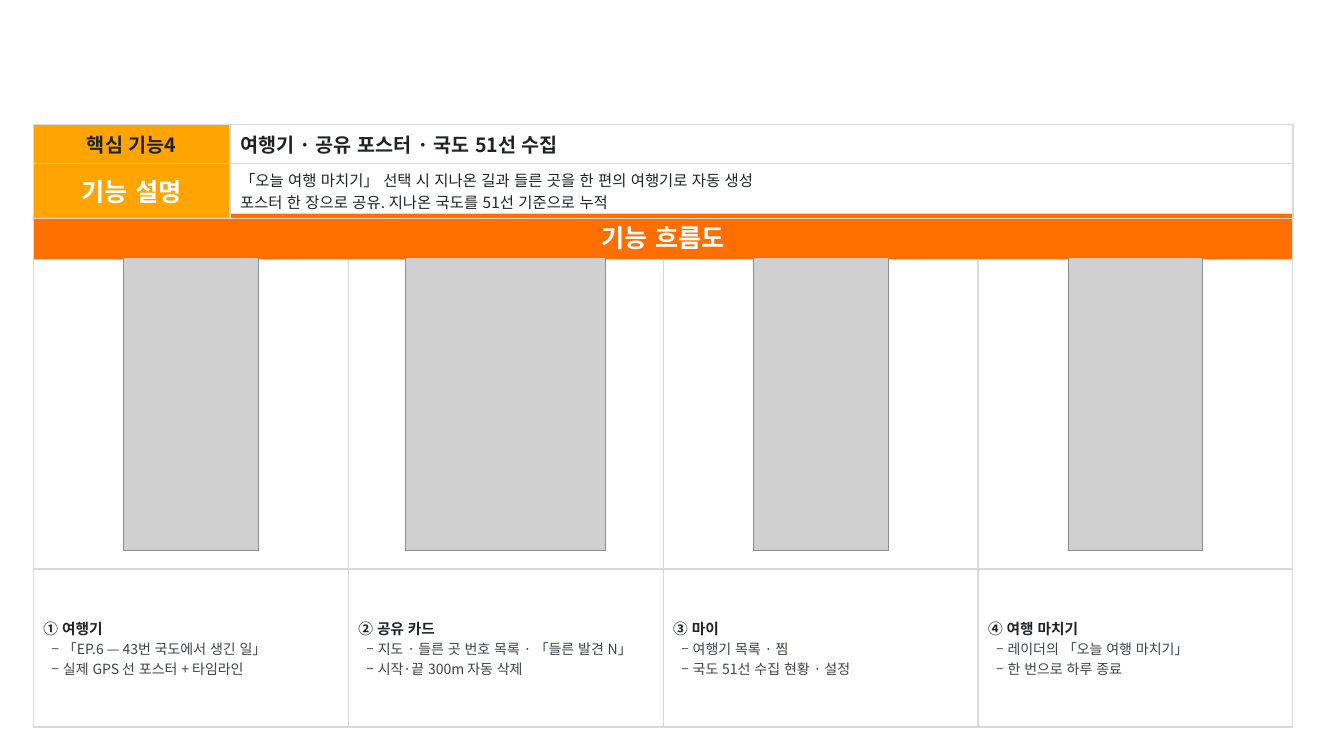
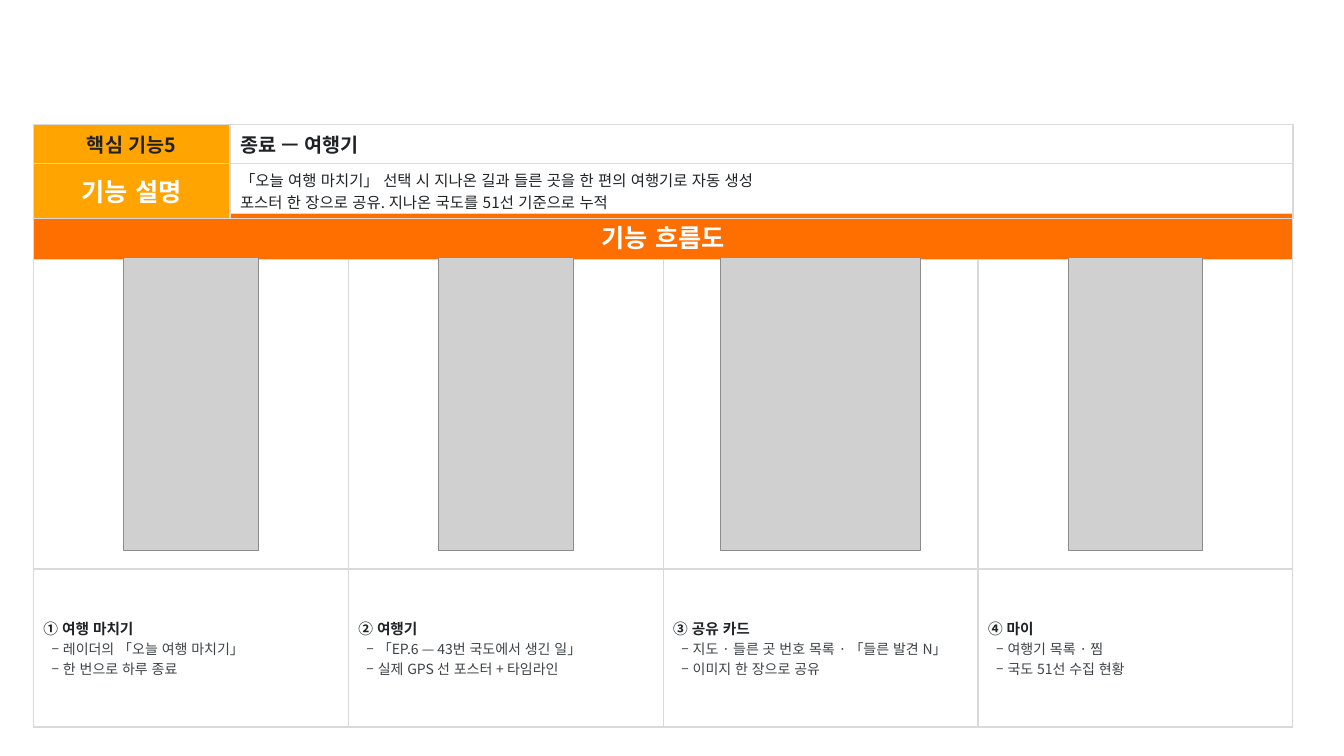
Before and after one commit to Hyee0ne/p-trip, a slide deck: slide 9 of docs/기능설명서_P의여행.pptx (slide 8 before the commit). Drawn at 1344x756 pixels with LibreOffice and Linux fonts; fonts in the diff are those of the drawing; grey boxes stand for pictures; background and template pictures are left out. Boxes give left, top, right and bottom in pixels: in the first picture for what was removed or moved away, otherwise in the second. Text is boxed around its words. In the diff, an @@ line names an element or a change of style, - is before the commit and + after.

```diff
--- a/docs/기능설명서_P의여행.pptx
+++ b/docs/기능설명서_P의여행.pptx
@@ table at [33,125,1294,214] @@
-row 1, column 1: 핵심 기능4
+row 1, column 1: 핵심 기능5
-row 1, column 2: 여행기 · 공유 포스터 · 국도 51선 수집
+row 1, column 2: 종료 — 여행기
@@ table at [33,213,1292,721] @@
-row 3: ① 여행기 / ‒ 「EP.6 — 43번 국도에서 생긴 일」 / ‒ 실제 GPS 선 포스터 + 타임라인 | ② 공유 카드 / ‒ 지도 · 들른 곳 번호 목록 · 「들른 발견 N」 / ‒ 시작·끝 300m 자동 삭제 | ③ 마이 / ‒ 여행기 목록 · 찜 / ‒ 국도 51선 수집 현황 · 설정 | ④ 여행 마치기 / ‒ 레이더의 「오늘 여행 마치기」 / ‒ 한 번으로 하루 종료
+row 3: ① 여행 마치기 / ‒ 레이더의 「오늘 여행 마치기」 / ‒ 한 번으로 하루 종료 | ② 여행기 / ‒ 「EP.6 — 43번 국도에서 생긴 일」 / ‒ 실제 GPS 선 포스터 + 타임라인 | ③ 공유 카드 / ‒ 지도 · 들른 곳 번호 목록 · 「들른 발견 N」 / ‒ 이미지 한 장으로 공유 | ④ 마이 / ‒ 여행기 목록 · 찜 / ‒ 국도 51선 수집 현황
@@ picture: place and size @@
-picture at [406,257,606,551]
+picture at [721,257,921,551]
```
Also in this commit, not shown: 5 other slides changed, 2 other files.
